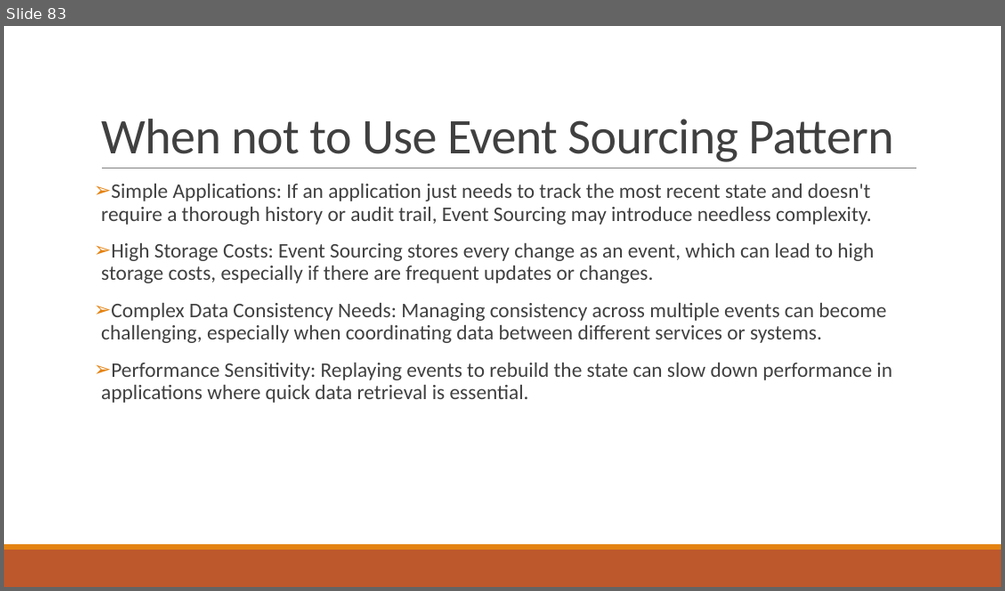
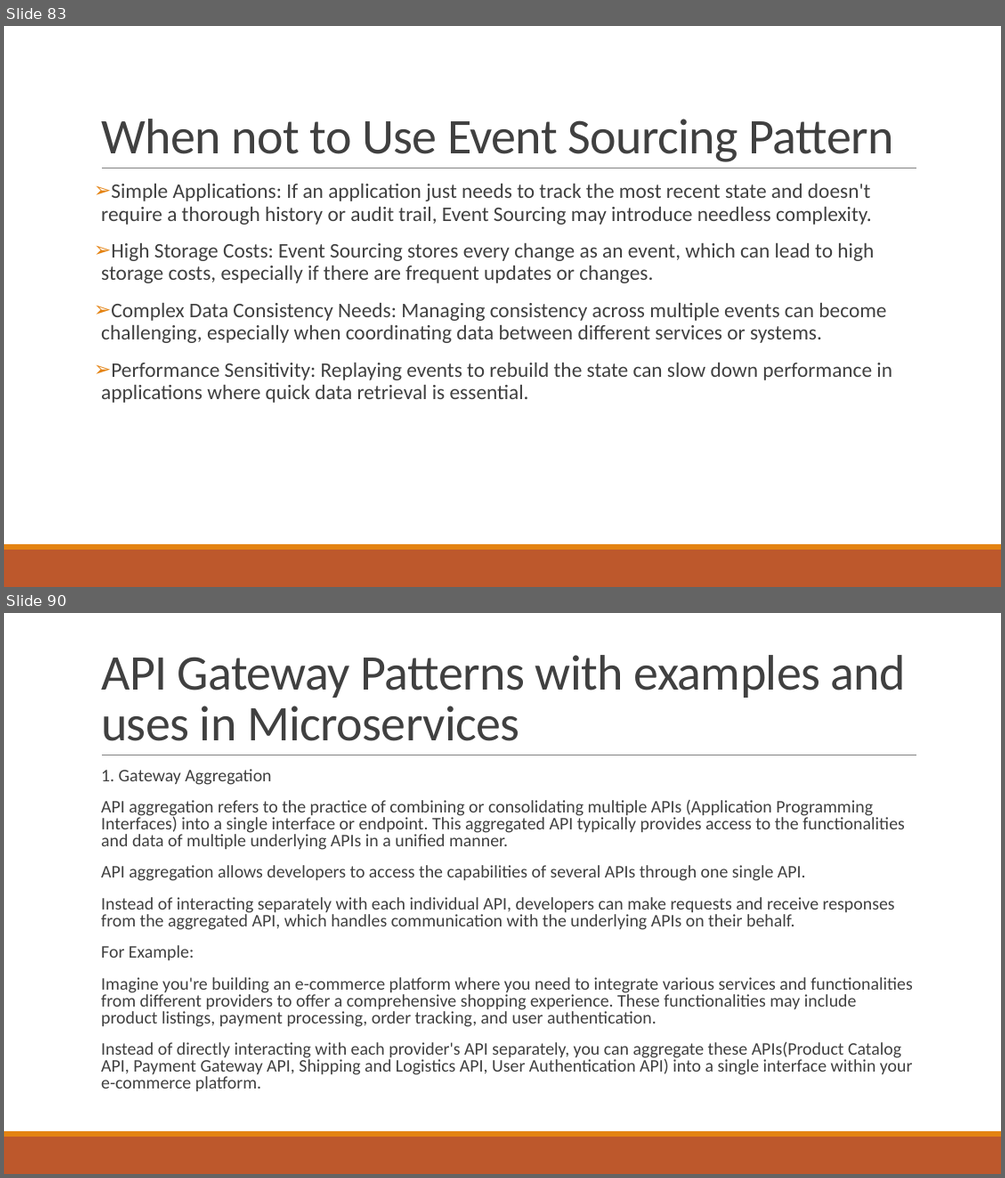
Before and after one commit to Sujatabatra/ThalesAug2025, a slide deck: Microservice Design Patterns.pptx. Shown one above the other, each under a label of ours: slide 83 before the commit, slides 83 and 90 after it; the slides between them are not shown. The pictures are 1005x591 and 1005x1178 pixels, drawn with LibreOffice and Linux fonts; fonts in the diff are those of the drawing. Boxes give left, top, right and bottom in pixels: in the first picture for what was removed or moved away, otherwise in the second. Text is boxed around its words. In the diff, an @@ line names an element or a change of style, - is before the commit and + after.

```diff
--- a/Microservice Design Patterns.pptx
+++ b/Microservice Design Patterns.pptx
@@ slide 90 added at (4, 613, 1001, 1174), background #FFFFFF; not listed: 3 template elements that a slide beside it also shows @@
@@ title added at (101, 655, 906, 741), 48 pt, text #404040 @@
+API Gateway Patterns with examples and uses in Microservices
@@ text added at (101, 769, 913, 1091), 17 pt, text #404040 @@
+  1. Gateway Aggregation
+  API aggregation refers to the practice of combining or consolidating multiple APIs (Application Programming Interfaces) into a single interface or endpoint. This aggregated API typically provides access to the functionalities and data of multiple underlying APIs in a unified manner.
+  API aggregation allows developers to access the capabilities of several APIs through one single API.
+  Instead of interacting separately with each individual API, developers can make requests and receive responses from the aggregated API, which handles communication with the underlying APIs on their behalf.
+  For Example:
+  Imagine you're building an e-commerce platform where you need to integrate various services and functionalities from different providers to offer a comprehensive shopping experience. These functionalities may include product listings, payment processing, order tracking, and user authentication.
+  Instead of directly interacting with each provider's API separately, you can aggregate these APIs(Product Catalog API, Payment Gateway API, Shipping and Logistics API, User Authentication API) into a single interface within your e-commerce platform.
```
Also in this commit, not shown: 72 other slides added.
